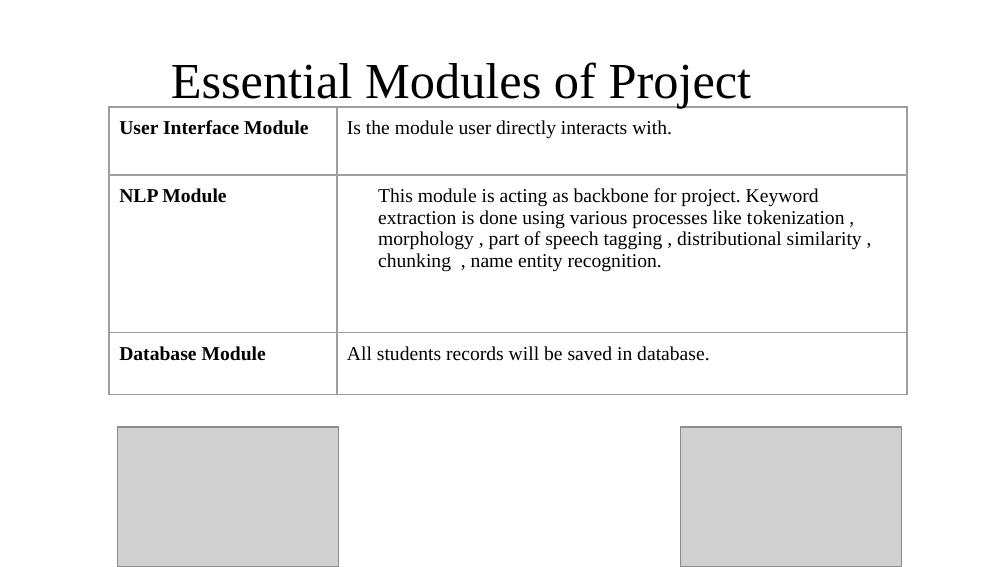
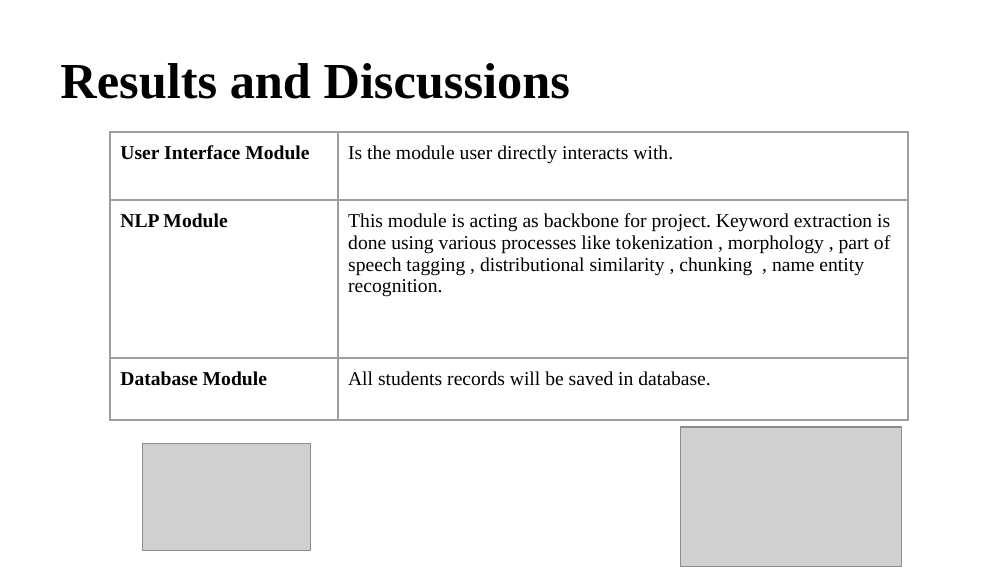
Before and after one commit to imakathuria/Examination-System-PPT, a slide deck: slide 24 of Git_Major.pptx (slide 14 before the commit). Drawn at 1008x567 pixels with LibreOffice and Linux fonts; fonts in the diff are those of the drawing; grey boxes stand for pictures. Boxes give left, top, right and bottom in pixels: in the first picture for what was removed or moved away, otherwise in the second. Text is boxed around its words. In the diff, an @@ line names an element or a change of style, - is before the commit and + after.

Commit message:
result added

```diff
--- a/Git_Major.pptx
+++ b/Git_Major.pptx
@@ text at box(60, 63, 570, 99): text changed; bold on @@
-Essential Modules of Project
+Results and Discussions
@@ table at box(111, 132, 909, 419) @@
@@ indent changed @@
@@ table: place and size @@
-table at box(109, 107, 907, 394)
+table at box(111, 132, 909, 419)
@@ picture: place and size @@
-picture at box(118, 427, 340, 567)
+picture at box(143, 444, 311, 549)
```
Also in this commit, not shown: 14 other slides changed, 1 slide added, 1 slide removed.
